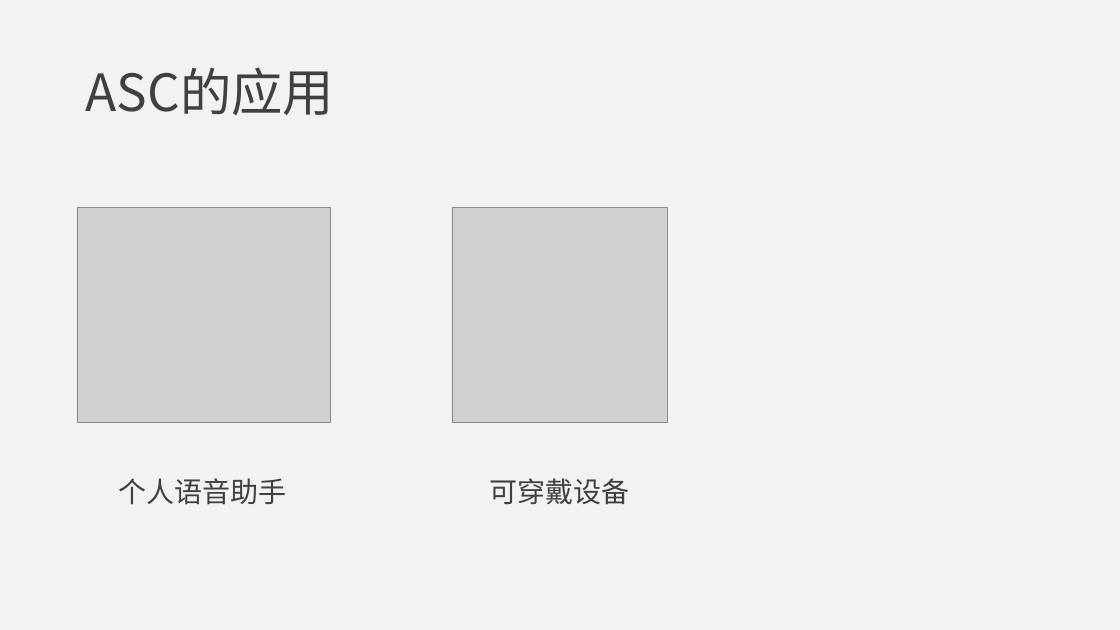
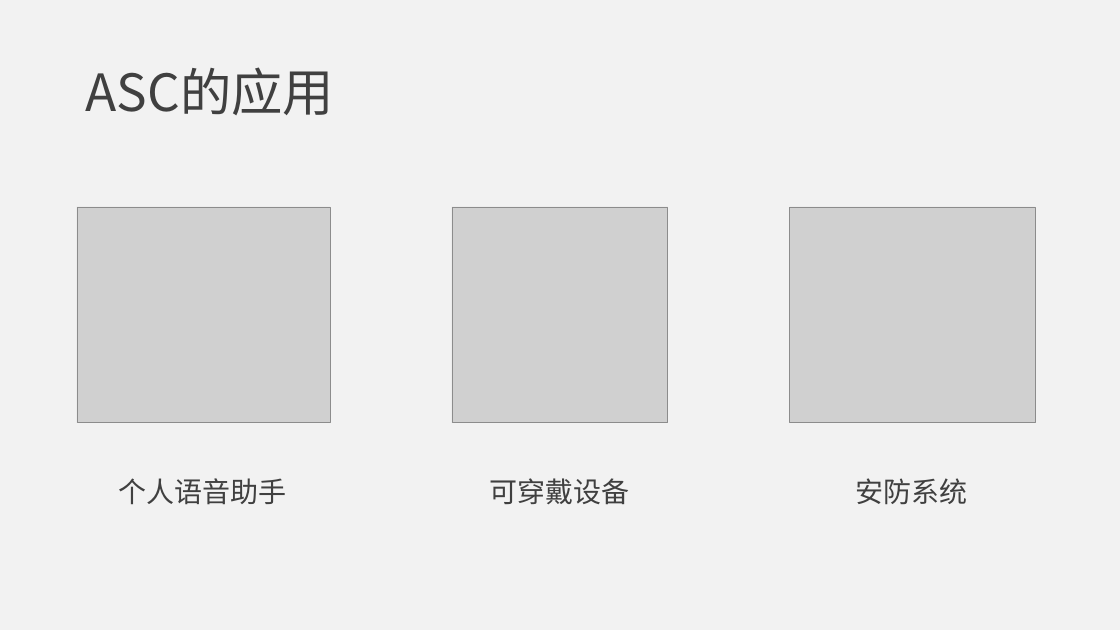
Before and after one commit to jumper3/paper, a slide deck: slide 5 of 开题报告/答辩.pptx. Drawn at 1120x630 pixels with LibreOffice and Linux fonts; fonts in the diff are those of the drawing; grey boxes stand for pictures. Boxes give left, top, right and bottom in pixels: in the first picture for what was removed or moved away, otherwise in the second. Text is boxed around its words. In the diff, an @@ line names an element or a change of style, - is before the commit and + after.

```diff
--- a/开题报告/答辩.pptx
+++ b/开题报告/答辩.pptx
@@ picture added at bbox=[790, 207, 1035, 423] @@
@@ text added at bbox=[856, 478, 968, 505], 24 pt, text #404040 @@
+安防系统
```
Also in this commit, not shown: 1 other slide changed, 1 slide added, 2 other files.
